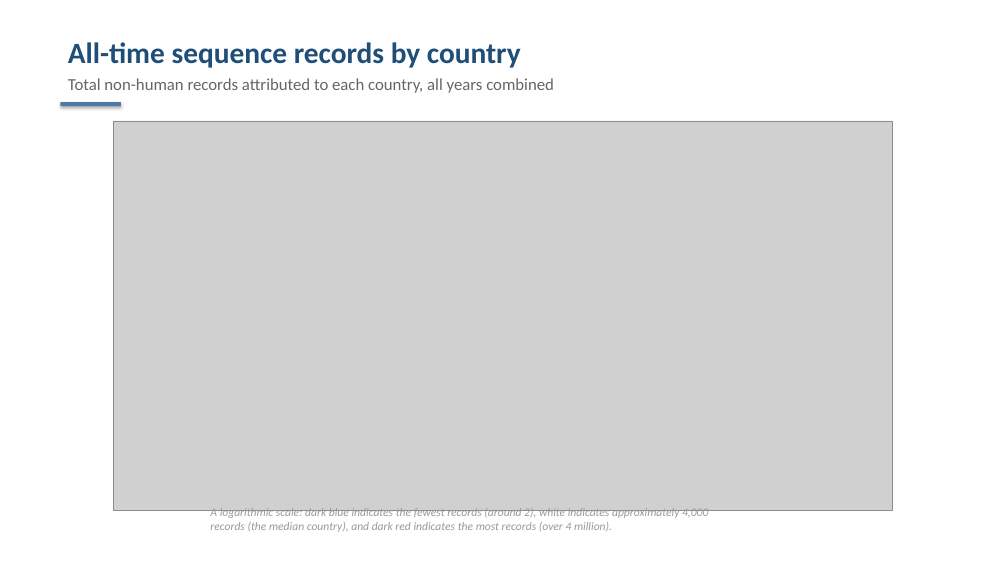
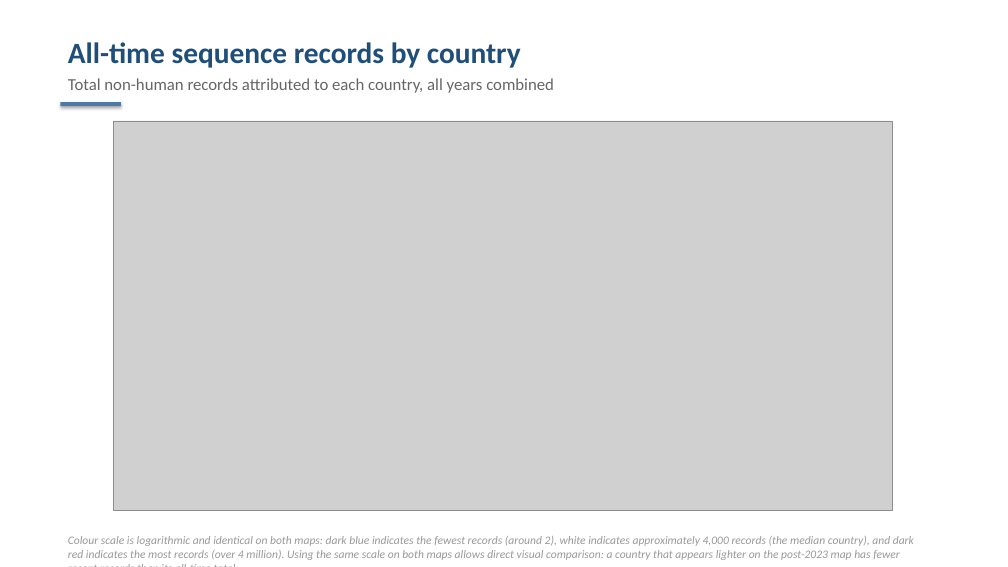
Before and after one commit to j-kind/insdc-provenance-cali-fund, a slide deck: slide 10 of pipeline/output/DRAFT_global_sequence_accessions.pptx (slide 8 before the commit). Drawn at 1008x567 pixels with LibreOffice and Linux fonts; fonts in the diff are those of the drawing; grey boxes stand for pictures. Boxes give left, top, right and bottom in pixels: in the first picture for what was removed or moved away, otherwise in the second. Text is boxed around its words. In the diff, an @@ line names an element or a change of style, - is before the commit and + after.

Commit message:
Update presentation: three-line no-country chart, substitution effect, vocabulary enforcement
- Chart now shows no-field, "missing" placeholder, and combined no-usable-country lines
- New slide: substitution effect (compulsory field reduced absences but created placeholders)
- New slide: controlled vocabulary vs free text in practice, with enforcement recommendation
- Presentation now 25 slides

```diff
--- a/pipeline/output/DRAFT_global_sequence_accessions.pptx
+++ b/pipeline/output/DRAFT_global_sequence_accessions.pptx
@@ text at <box>68,536,914,560</box>: text changed @@
-A logarithmic scale: dark blue indicates the fewest records (around 2), white indicates approximately 4,000 records (the median country), and dark red indicates the most records (over 4 million).
+Colour scale is logarithmic and identical on both maps: dark blue indicates the fewest records (around 2), white indicates approximately 4,000 records (the median country), and dark red indicates the most records (over 4 million). Using the same scale on both maps allows direct visual comparison: a country that appears lighter on the post-2023 map has fewer recent records than its all-time total.
```
Also in this commit, not shown: 9 other slides changed, 3 slides added, 1 slide removed, 1 other file.
